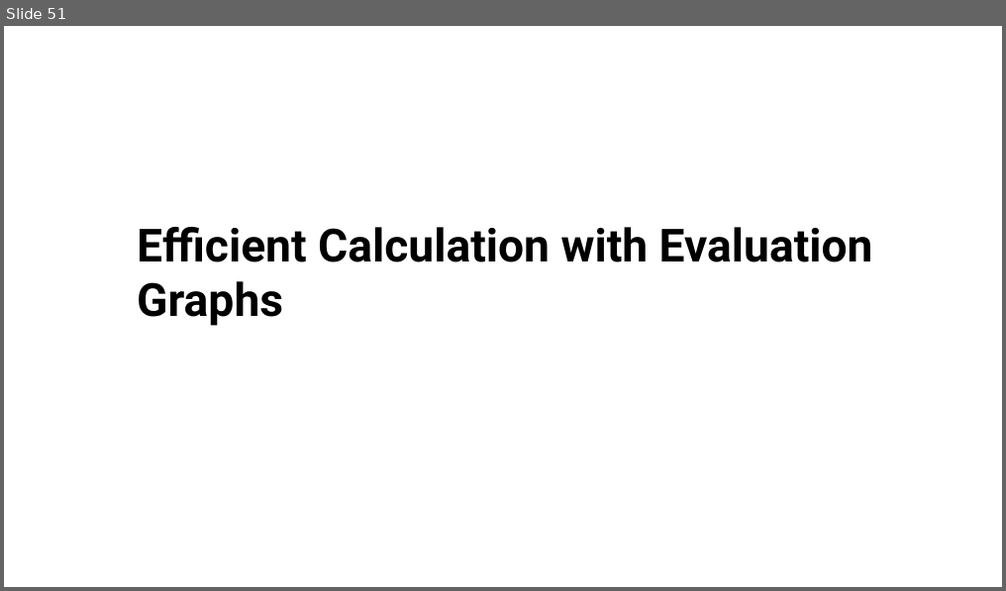
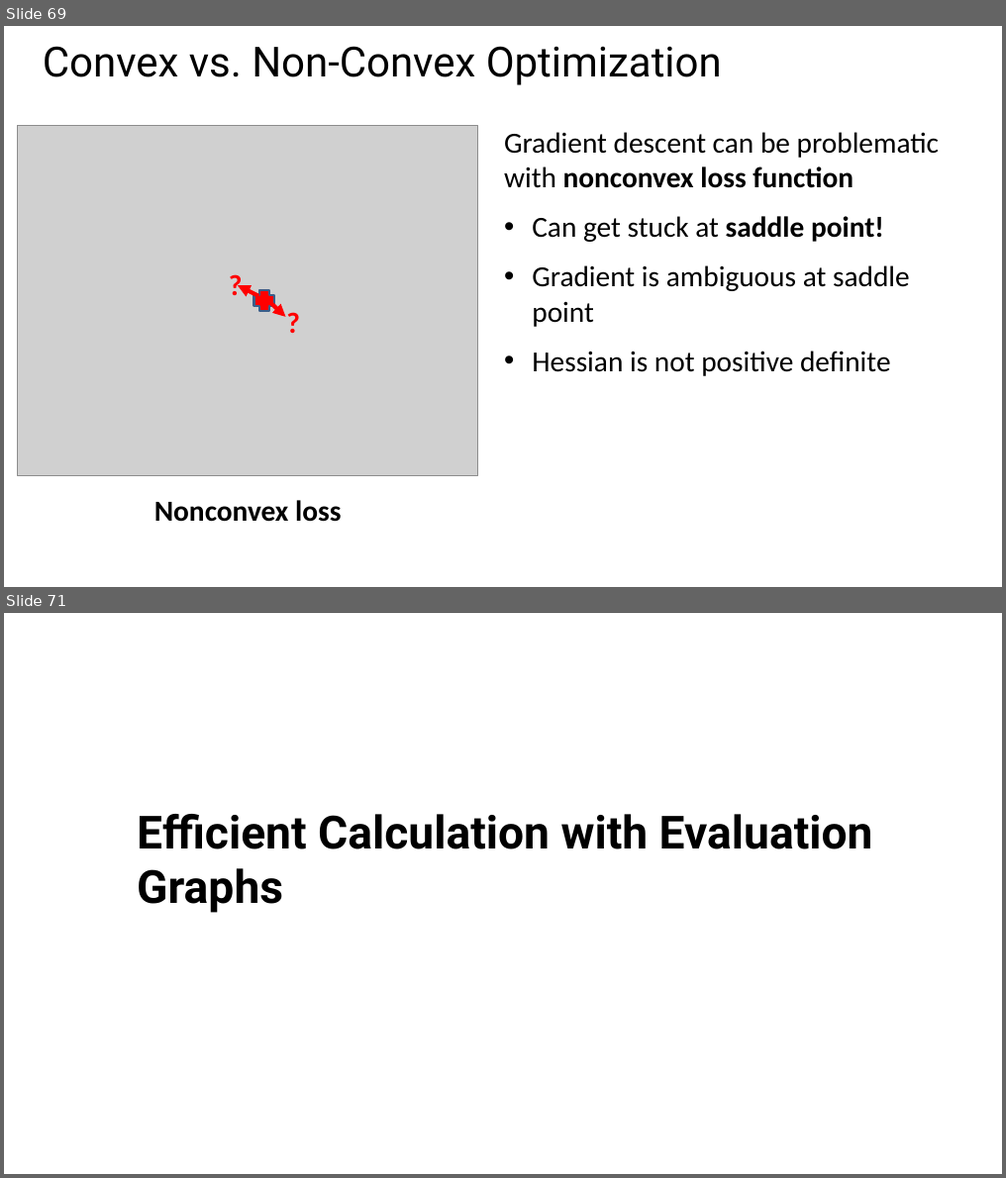
Before and after one commit to StephenElston/CSCI-E25, a slide deck: Slides/5_BuildingBlocksOfDeepLearning.pptx. Shown one above the other, each under a label of ours: slide 51 before the commit, slides 69 and 71 after it; the slides between them are not shown. The pictures are 1006x591 and 1006x1178 pixels, drawn with LibreOffice and Linux fonts; fonts in the diff are those of the drawing; grey boxes stand for pictures. Boxes give left, top, right and bottom in pixels: in the first picture for what was removed or moved away, otherwise in the second. Text is boxed around its words. In the diff, an @@ line names an element or a change of style, - is before the commit and + after.

```diff
--- a/Slides/5_BuildingBlocksOfDeepLearning.pptx
+++ b/Slides/5_BuildingBlocksOfDeepLearning.pptx
@@ slide 69 added at <box>4,26,1002,587</box>, background #FFFFFF @@
@@ title added at <box>43,46,722,85</box>, 40 pt, text #000000 @@
+Convex vs. Non-Convex Optimization
@@ picture added at <box>18,126,478,475</box> @@
@@ text added at <box>504,132,939,376</box>, 28 pt, text #000000 @@
+Gradient descent can be problematic with nonconvex loss function
+• Can get stuck at saddle point!
+• Gradient is ambiguous at saddle point
+• Hessian is not positive definite
@@ text added at <box>215,263,256,301</box>, 28 pt, text #FF0000, bold @@
+?
@@ arrow added from (258, 296) to (238, 285), #FF0000 4 pt @@
@@ plus added at <box>254,290,274,311</box>, fill #FF0000, outline #3A5F8C 2 pt @@
@@ arrow added from (268, 301) to (285, 317), #FF0000 4 pt @@
@@ text added at <box>272,301,314,339</box>, 28 pt, text #FF0000, bold @@
+?
@@ text added at <box>154,500,341,522</box>, 28 pt, text #000000, bold @@
+Nonconvex loss
@@ what was slide 51 is now slide 71 @@
```
Also in this commit, not shown: 19 other slides added, 2 other files.
